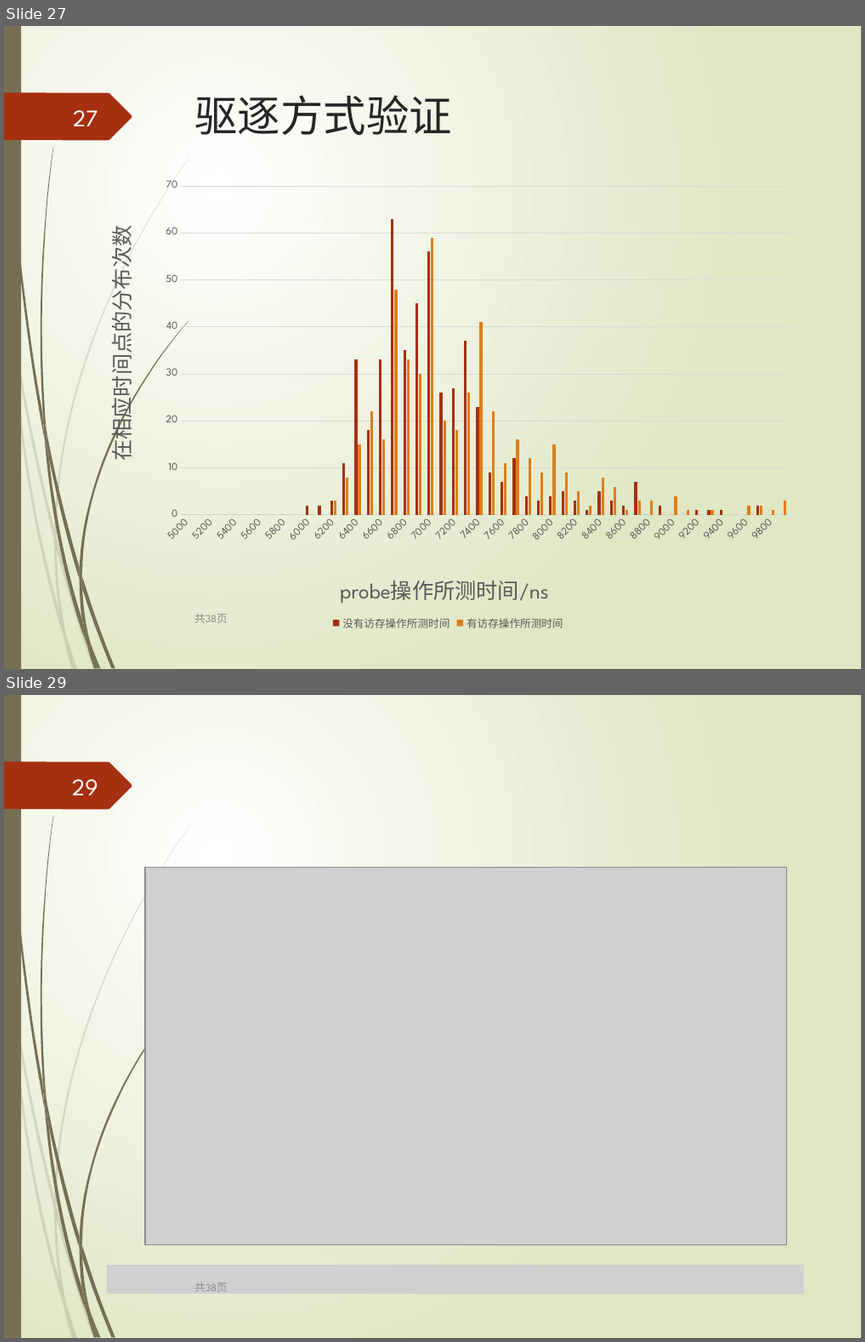
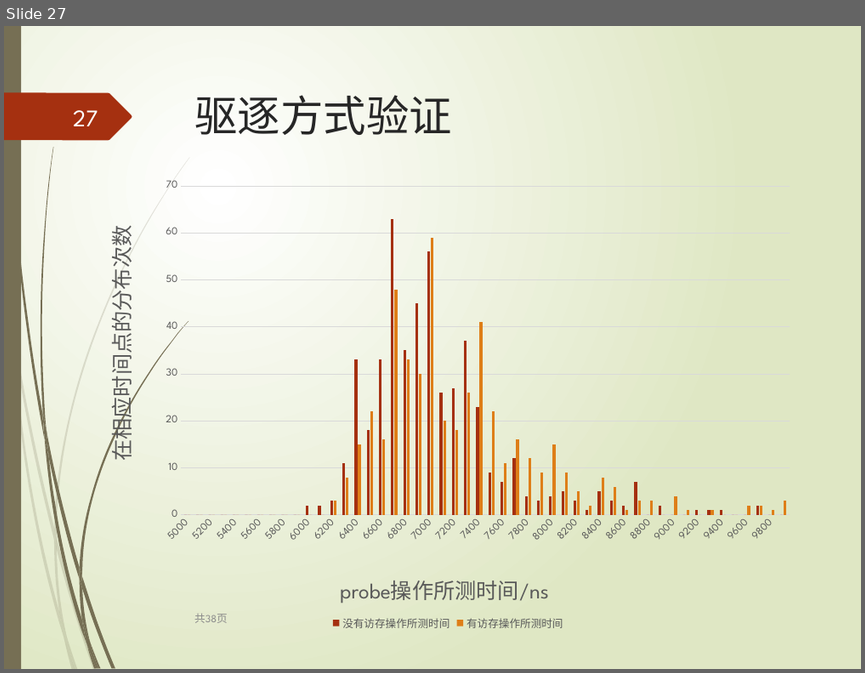
Before and after one commit to leborn0101/graduation, a slide deck: 毕业答辩终板.pptx. Shown one above the other, each under a label of ours: slides 27 and 29 before the commit, slide 27 after it; the slides between them are not shown. The pictures are 865x1342 and 865x673 pixels, drawn with LibreOffice and Linux fonts; fonts in the diff are those of the drawing; grey boxes stand for pictures. Boxes give left, top, right and bottom in pixels: in the first picture for what was removed or moved away, otherwise in the second. Text is boxed around its words. In the diff, an @@ line names an element or a change of style, - is before the commit and + after.

```diff
--- a/毕业答辩终板.pptx
+++ b/毕业答辩终板.pptx
@@ slide 29 removed at [4, 695, 861, 1338], background gradient #FFFFFF to #DFE8C4; not listed: 24 template elements that a slide beside it also shows @@
@@ page number removed at [72, 779, 98, 795] @@
-29
@@ picture removed at [145, 868, 787, 1245] @@
@@ picture removed at [107, 1265, 803, 1294] @@
@@ text removed at [194, 1282, 228, 1292] @@
-共38页
```
Also in this commit, not shown: 2 slides changed, 4 slides added, 3 other slides removed, 3 other files.
